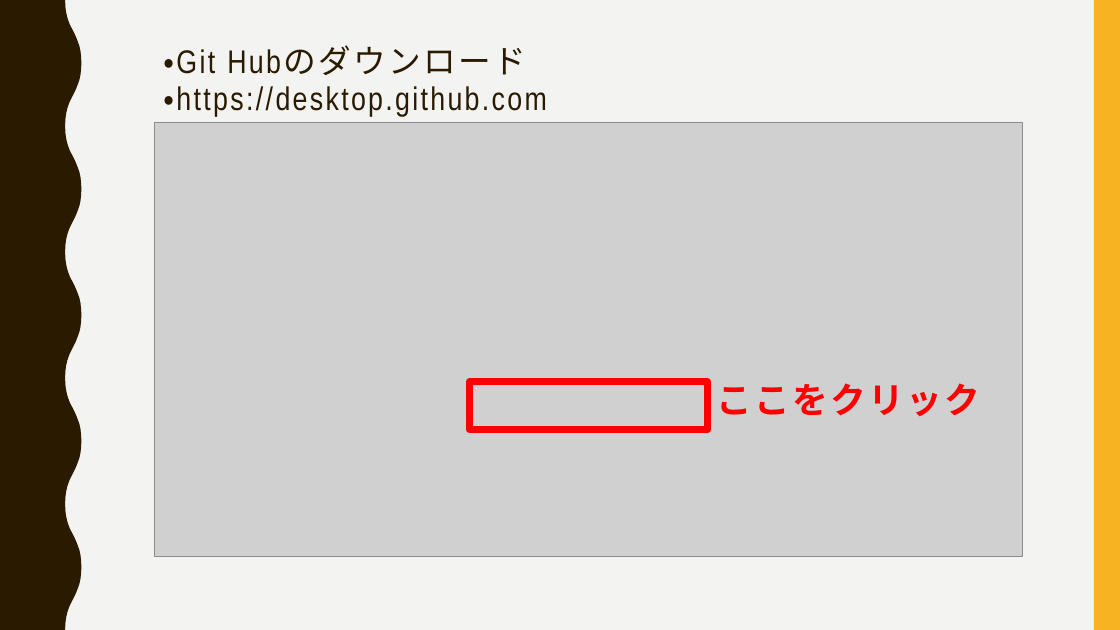
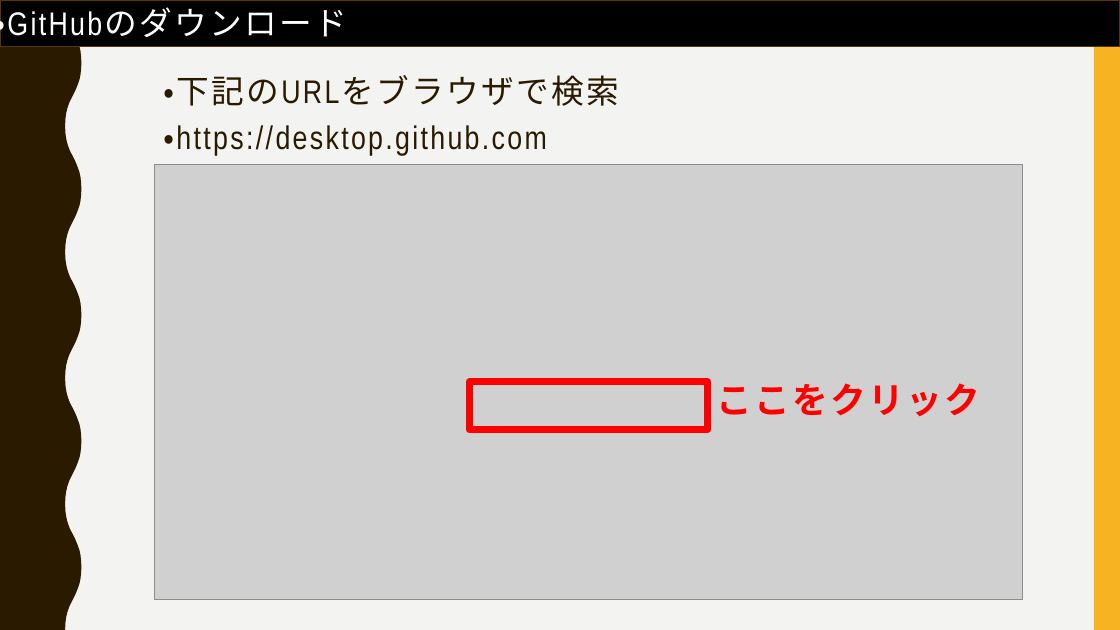
Before and after one commit to FIY24554/git_test, a slide deck: slide 17 of gitについて_加藤.pptx (slide 15 before the commit). Drawn at 1120x630 pixels with LibreOffice and Linux fonts; fonts in the diff are those of the drawing; grey boxes stand for pictures. Boxes give left, top, right and bottom in pixels: in the first picture for what was removed or moved away, otherwise in the second. Text is boxed around its words. In the diff, an @@ line names an element or a change of style, - is before the commit and + after.

```diff
--- a/gitについて_加藤.pptx
+++ b/gitについて_加藤.pptx
@@ rectangle added at box(0, 0, 1120, 46), fill #000000, outline #593700 1 pt @@
@@ text added at box(0, 2, 347, 44), 28 pt, text #FFFFFF @@
+・GitHubのダウンロード
@@ text at box(163, 75, 619, 106): text changed @@
-・Git Hubのダウンロード
+・下記のURLをブラウザで検索
@@ text "・https://desktop.github.com": place and size @@
-text "・https://desktop.github.com" at box(163, 86, 547, 117)
+text "・https://desktop.github.com" at box(163, 125, 547, 156)
@@ picture: place and size @@
-picture at box(155, 122, 1023, 556)
+picture at box(155, 165, 1023, 599)
```
Also in this commit, not shown: 22 other slides changed, 16 slides added, 1 slide removed.
